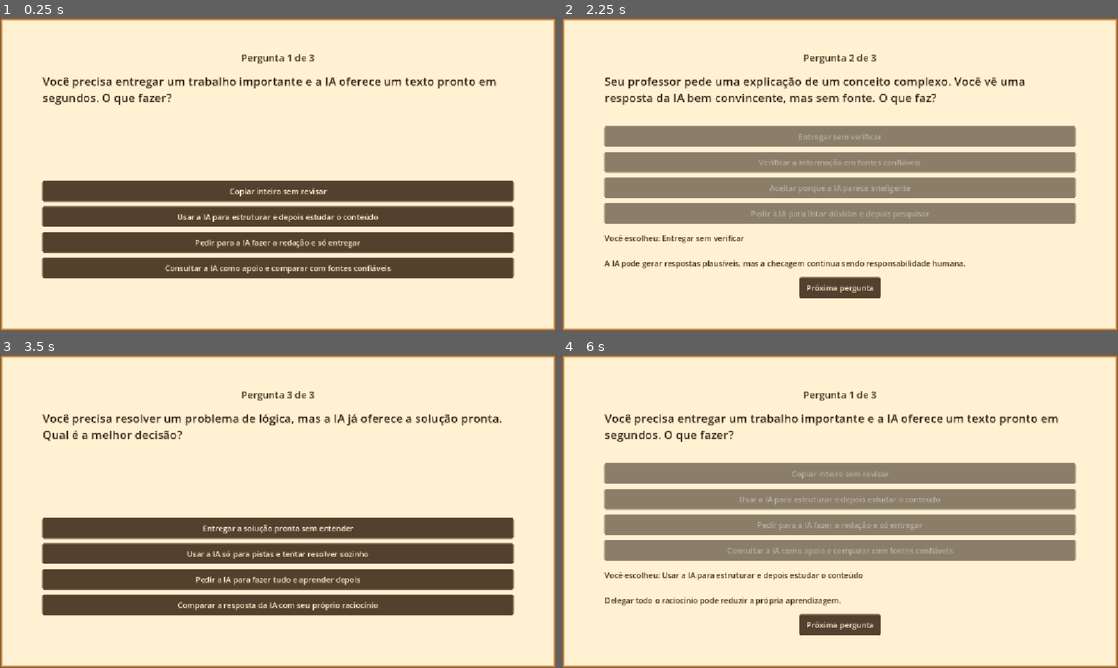
Above: before the commit, frames 1-4 (two rows, left to right).
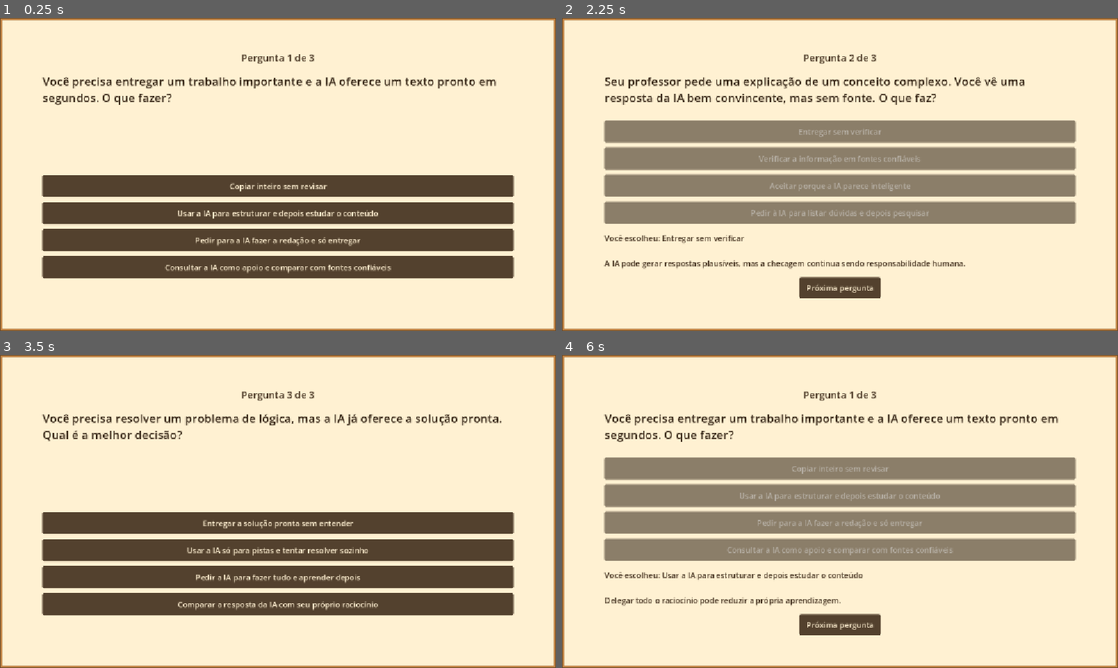
Above: after the commit, the same moments.

Repository: GuilhermeSsampaio/tac1-AI-RISK
Game: Godot game, scene res://scenes/home.tscn
The game is run twice, just before and just after one commit, with the same random seed, the same clock (stepped at 60 frames per second) and the same inputs.
Inputs:
- Up to frame 1 (0.25 s): no input
- Up to frame 2 (2.25 s): click "Copiar inteiro sem revisar" at 0.5 s; click "Próxima pergunta" at 1.25 s; click "Entregar sem verificar" at 2 s
- Up to frame 3 (3.5 s): click "Próxima pergunta" at 2.75 s
- Up to frame 4 (6 s): click "Entregar a solução pronta sem…" at 3.5 s; click "Ver resultado" at 4.25 s; click "Jogar novamente" at 5 s; click "Usar a IA para estruturar e d…" at 5.75 s

The runs differ from the first frame. In frame 1, 8.9% of the frame differs, in the area x 7-93%, y 50-82%; in frame 2, 8.3%; in frame 3, 9.0%; in frame 4, 8.4%.

Commit message:
refactor: separando do home script

Diff:
--- a/scenes/home.tscn
+++ b/scenes/home.tscn
@@ -6,50 +6,50 @@
 [sub_resource type="StyleBoxEmpty" id="StyleBoxEmpty_panel"]
 
 [sub_resource type="StyleBoxFlat" id="StyleBoxFlat_button"]
-content_margin_left = 14.0
-content_margin_top = 10.0
-content_margin_right = 14.0
-content_margin_bottom = 10.0
 bg_color = Color(0.25, 0.18, 0.11, 0.9)
 corner_radius_top_left = 4
 corner_radius_top_right = 4
 corner_radius_bottom_right = 4
 corner_radius_bottom_left = 4
-
-[sub_resource type="StyleBoxFlat" id="StyleBoxFlat_button_pressed"]
 content_margin_left = 14.0
 content_margin_top = 10.0
 content_margin_right = 14.0
 content_margin_bottom = 10.0
+
+[sub_resource type="StyleBoxFlat" id="StyleBoxFlat_button_hover"]
+bg_color = Color(0.38, 0.27, 0.16, 0.95)
+corner_radius_top_left = 4
+corner_radius_top_right = 4
+corner_radius_bottom_right = 4
+corner_radius_bottom_left = 4
+content_margin_left = 14.0
+content_margin_top = 10.0
+content_margin_right = 14.0
+content_margin_bottom = 10.0
+
+[sub_resource type="StyleBoxFlat" id="StyleBoxFlat_button_pressed"]
 bg_color = Color(0.18, 0.12, 0.07, 0.95)
 corner_radius_top_left = 4
 corner_radius_top_right = 4
 corner_radius_bottom_right = 4
 corner_radius_bottom_left = 4
-
-[sub_resource type="StyleBoxFlat" id="StyleBoxFlat_button_hover"]
 content_margin_left = 14.0
 content_margin_top = 10.0
 content_margin_right = 14.0
 content_margin_bottom = 10.0
-bg_color = Color(0.38, 0.27, 0.16, 0.95)
-corner_radius_top_left = 4
-corner_radius_top_right = 4
-corner_radius_bottom_right = 4
-corner_radius_bottom_left = 4
 
 [sub_resource type="StyleBoxFlat" id="StyleBoxFlat_button_disabled"]
-content_margin_left = 14.0
-content_margin_top = 10.0
-content_margin_right = 14.0
-content_margin_bottom = 10.0
 bg_color = Color(0.3, 0.25, 0.19, 0.65)
 corner_radius_top_left = 4
 corner_radius_top_right = 4
 corner_radius_bottom_right = 4
 corner_radius_bottom_left = 4
+content_margin_left = 14.0
+content_margin_top = 10.0
+content_margin_right = 14.0
+content_margin_bottom = 10.0
 
-[node name="Home" type="Control" unique_id=856755537]
+[node name="Home" type="Control"]
 layout_mode = 3
 anchors_preset = 15
 anchor_right = 1.0
@@ -58,7 +58,7 @@
 grow_vertical = 2
 script = ExtResource("1_script")
 
-[node name="Background" type="NinePatchRect" parent="." unique_id=1953111487]
+[node name="Background" type="NinePatchRect" parent="."]
 layout_mode = 1
 anchors_preset = 15
 anchor_right = 1.0
@@ -70,8 +70,9 @@
 patch_margin_top = 10
 patch_margin_right = 10
 patch_margin_bottom = 10
+mouse_filter = 2
 
-[node name="MarginContainer" type="MarginContainer" parent="." unique_id=318452026]
+[node name="MarginContainer" type="MarginContainer" parent="."]
 layout_mode = 1
 anchors_preset = 15
 anchor_right = 1.0
@@ -83,11 +84,11 @@
 grow_horizontal = 2
 grow_vertical = 2
 
-[node name="Panel" type="Panel" parent="MarginContainer" unique_id=2000425519]
+[node name="Panel" type="Panel" parent="MarginContainer"]
 layout_mode = 2
 theme_override_styles/panel = SubResource("StyleBoxEmpty_panel")
 
-[node name="Content" type="VBoxContainer" parent="MarginContainer/Panel" unique_id=1254279421]
+[node name="Content" type="VBoxContainer" parent="MarginContainer/Panel"]
 layout_mode = 1
 anchors_preset = 15
 anchor_right = 1.0
@@ -100,14 +101,14 @@
 grow_vertical = 2
 theme_override_constants/separation = 18
 
-[node name="QuestionIndex" type="Label" parent="MarginContainer/Panel/Content" unique_id=1796323329]
+[node name="QuestionIndex" type="Label" parent="MarginContainer/Panel/Content"]
 layout_mode = 2
 theme_override_colors/font_color = Color(0.25, 0.18, 0.11, 1)
 theme_override_font_sizes/font_size = 20
 text = "Pergunta 1 de 3"
 horizontal_alignment = 1
 
-[node name="QuestionText" type="RichTextLabel" parent="MarginContainer/Panel/Content" unique_id=175595673]
+[node name="QuestionText" type="RichTextLabel" parent="MarginContainer/Panel/Content"]
 layout_mode = 2
 size_flags_vertical = 3
 theme_override_colors/default_color = Color(0.2, 0.14, 0.08, 1)
@@ -117,60 +118,16 @@
 fit_content = true
 scroll_active = false
 
-[node name="OptionsContainer" type="VBoxContainer" parent="MarginContainer/Panel/Content" unique_id=824258813]
+[node name="OptionsContainer" type="VBoxContainer" parent="MarginContainer/Panel/Content"]
 layout_mode = 2
 theme_override_constants/separation = 10
 
-[node name="Option1" type="Button" parent="MarginContainer/Panel/Content/OptionsContainer" unique_id=1448414089]
-layout_mode = 2
-theme_override_colors/font_color = Color(1, 0.94, 0.82, 1)
-theme_override_colors/font_hover_color = Color(1, 1, 0.95, 1)
-theme_override_font_sizes/font_size = 16
-theme_override_styles/normal = SubResource("StyleBoxFlat_button")
-theme_override_styles/pressed = SubResource("StyleBoxFlat_button_pressed")
-theme_override_styles/hover = SubResource("StyleBoxFlat_button_hover")
-theme_override_styles/disabled = SubResource("StyleBoxFlat_button_disabled")
-text = "Opção 1"
-
-[node name="Option2" type="Button" parent="MarginContainer/Panel/Content/OptionsContainer" unique_id=1904300965]
-layout_mode = 2
-theme_override_colors/font_color = Color(1, 0.94, 0.82, 1)
-theme_override_colors/font_hover_color = Color(1, 1, 0.95, 1)
-theme_override_font_sizes/font_size = 16
-theme_override_styles/normal = SubResource("StyleBoxFlat_button")
-theme_override_styles/pressed = SubResource("StyleBoxFlat_button_pressed")
-theme_override_styles/hover = SubResource("StyleBoxFlat_button_hover")
-theme_override_styles/disabled = SubResource("StyleBoxFlat_button_disabled")
-text = "Opção 2"
-
-[node name="Option3" type="Button" parent="MarginContainer/Panel/Content/OptionsContainer" unique_id=1722307708]
-layout_mode = 2
-theme_override_colors/font_color = Color(1, 0.94, 0.82, 1)
-theme_override_colors/font_hover_color = Color(1, 1, 0.95, 1)
-theme_override_font_sizes/font_size = 16
-theme_override_styles/normal = SubResource("StyleBoxFlat_button")
-theme_override_styles/pressed = SubResource("StyleBoxFlat_button_pressed")
-theme_override_styles/hover = SubResource("StyleBoxFlat_button_hover")
-theme_override_styles/disabled = SubResource("StyleBoxFlat_button_disabled")
-text = "Opção 3"
-
-[node name="Option4" type="Button" parent="MarginContainer/Panel/Content/OptionsContainer" unique_id=549220086]
-layout_mode = 2
-theme_override_colors/font_color = Color(1, 0.94, 0.82, 1)
-theme_override_colors/font_hover_color = Color(1, 1, 0.95, 1)
-theme_override_font_sizes/font_size = 16
-theme_override_styles/normal = SubResource("StyleBoxFlat_button")
-theme_override_styles/pressed = SubResource("StyleBoxFlat_button_pressed")
-theme_override_styles/hover = SubResource("StyleBoxFlat_button_hover")
-theme_override_styles/disabled = SubResource("StyleBoxFlat_button_disabled")
-text = "Opção 4"
-
-[node name="Feedback" type="Label" parent="MarginContainer/Panel/Content" unique_id=674778196]
+[node name="Feedback" type="Label" parent="MarginContainer/Panel/Content"]
 layout_mode = 2
 theme_override_colors/font_color = Color(0.25, 0.18, 0.11, 1)
 autowrap_mode = 3
 
-[node name="NextButton" type="Button" parent="MarginContainer/Panel/Content" unique_id=528126760]
+[node name="NextButton" type="Button" parent="MarginContainer/Panel/Content"]
 visible = false
 layout_mode = 2
 size_flags_horizontal = 4
--- /dev/null
+++ b/scripts/case_loader.gd
@@ -0,0 +1,79 @@
+class_name CaseLoader
+extends RefCounted
+
+const SCORE_KEYS: Array[String] = [
+    "dependencia",
+    "delegacao_cognitiva",
+    "autonomia",
+    "pensamento_critico",
+    "uso_responsavel",
+]
+
+func load_cases(path: String) -> Array:
+    if not FileAccess.file_exists(path):
+        push_error("Arquivo de casos nao encontrado: %s" % path)
+        return []
+
+    var file := FileAccess.open(path, FileAccess.READ)
+    if file == null:
+        push_error("Nao foi possivel abrir o arquivo de casos: %s" % path)
+        return []
+
+    var parsed = JSON.parse_string(file.get_as_text())
+    if not parsed is Array or parsed.is_empty():
+        push_error("O arquivo de casos precisa conter um array nao vazio.")
+        return []
+
+    var validated_cases: Array = []
+    for index in range(parsed.size()):
+        var validated_case := _validate_case(parsed[index], index)
+        if validated_case.is_empty():
+            return []
+        validated_cases.append(validated_case)
+
+    return validated_cases
+
+func _validate_case(raw_case: Variant, index: int) -> Dictionary:
+    if not raw_case is Dictionary:
+        push_error("Caso %d invalido: esperado um objeto." % (index + 1))
+        return {}
+
+    var case_data: Dictionary = raw_case
+    if not _has_non_empty_string(case_data, "text"):
+        push_error("Caso %d invalido: campo 'text' ausente." % (index + 1))
+        return {}
+    if not case_data.has("options") or not case_data["options"] is Array or case_data["options"].is_empty():
+        push_error("Caso %d invalido: 'options' precisa ser um array nao vazio." % (index + 1))
+        return {}
+    if not _has_non_empty_string(case_data, "moral"):
+        push_error("Caso %d invalido: campo 'moral' ausente." % (index + 1))
+        return {}
+
+    for option_index in range(case_data["options"].size()):
+        if not _validate_option(case_data["options"][option_index], index, option_index):
+            return {}
+
+    return case_data
+
+func _validate_option(raw_option: Variant, case_index: int, option_index: int) -> bool:
+    if not raw_option is Dictionary:
+        push_error("Caso %d, opcao %d invalida: esperado um objeto." % [case_index + 1, option_index + 1])
+        return false
+
+    var option: Dictionary = raw_option
+    if not _has_non_empty_string(option, "text"):
+        push_error("Caso %d, opcao %d invalida: campo 'text' ausente." % [case_index + 1, option_index + 1])
+        return false
+    if not option.has("weights") or not option["weights"] is Dictionary:
+        push_error("Caso %d, opcao %d invalida: campo 'weights' ausente." % [case_index + 1, option_index + 1])
+        return false
+
+    for score_key in option["weights"].keys():
+        if score_key not in SCORE_KEYS or not (option["weights"][score_key] is int or option["weights"][score_key] is float):
+            push_error("Peso invalido '%s' no caso %d, opcao %d." % [score_key, case_index + 1, option_index + 1])
+            return false
+
+    return true
+
+func _has_non_empty_string(data: Dictionary, key: String) -> bool:
+    return data.has(key) and data[key] is String and not data[key].strip_edges().is_empty()
--- a/scripts/home.gd
+++ b/scripts/home.gd
@@ -1,171 +1,166 @@
 extends Control
+
+const CASE_LOADER_SCRIPT = preload("res://scripts/case_loader.gd")
 
 @onready var question_index: Label = $MarginContainer/Panel/Content/QuestionIndex
 @onready var question_text: RichTextLabel = $MarginContainer/Panel/Content/QuestionText
+@onready var options_container: VBoxContainer = $MarginContainer/Panel/Content/OptionsContainer
 @onready var feedback_label: Label = $MarginContainer/Panel/Content/Feedback
 @onready var next_button: Button = $MarginContainer/Panel/Content/NextButton
-@onready var option_buttons: Array[Button] = [
-    $MarginContainer/Panel/Content/OptionsContainer/Option1,
-    $MarginContainer/Panel/Content/OptionsContainer/Option2,
-    $MarginContainer/Panel/Content/OptionsContainer/Option3,
-    $MarginContainer/Panel/Content/OptionsContainer/Option4,
-]
+
+enum GameState { DECISION, FEEDBACK, RESULT }
 
 var questions: Array = []
 var current_index: int = 0
-var answered: bool = false
-var is_final_result: bool = false
+var state: GameState = GameState.DECISION
+var option_buttons: Array[Button] = []
 
 var score: Dictionary = {
-    "dependencia": 0,
-    "delegacao_cognitiva": 0,
-    "autonomia": 0,
-    "pensamento_critico": 0,
-    "uso_responsavel": 0,
+	"dependencia": 0,
+	"delegacao_cognitiva": 0,
+	"autonomia": 0,
+	"pensamento_critico": 0,
+	"uso_responsavel": 0,
 }
 
 func _ready() -> void:
-    _connect_options()
-    load_questions()
-    show_question()
-
-func _connect_options() -> void:
-    for i in range(option_buttons.size()):
-        option_buttons[i].pressed.connect(_on_option_pressed.bind(i))
-    next_button.pressed.connect(_on_next_button_pressed)
+	next_button.pressed.connect(_on_next_button_pressed)
+	load_questions()
+	if questions.is_empty():
+		_show_load_error()
+	else:
+		show_question()
 
 func load_questions() -> void:
-    var file: FileAccess = FileAccess.open("res://data/questions.json", FileAccess.READ)
-    if file == null:
-        questions = [
-            {
-                "text": "Você precisa entregar um trabalho importante e a IA oferece um texto pronto em segundos. O que fazer?",
-                "options": [
-                    {"text": "Copiar inteiro sem revisar", "weights": {"dependencia": 4, "delegacao_cognitiva": 5, "autonomia": -2}},
-                    {"text": "Usar a IA para estruturar e depois estudar o conteúdo", "weights": {"autonomia": 2, "uso_responsavel": 3, "pensamento_critico": 2}},
-                    {"text": "Pedir para a IA fazer a redação e só entregar", "weights": {"dependencia": 5, "delegacao_cognitiva": 6, "autonomia": -3}},
-                    {"text": "Consultar a IA como apoio e comparar com fontes confiáveis", "weights": {"uso_responsavel": 4, "pensamento_critico": 3, "autonomia": 2}}
-                ],
-                "moral": "Delegar todo o raciocínio pode reduzir a própria aprendizagem."
-            },
-            {
-                "text": "Seu professor pede uma explicação de um conceito complexo. Você vê uma resposta da IA bem convincente, mas sem fonte. O que faz?",
-                "options": [
-                    {"text": "Entregar sem verificar", "weights": {"dependencia": 3, "pensamento_critico": -2, "uso_responsavel": -2}},
-                    {"text": "Verificar a informação em fontes confiáveis", "weights": {"pensamento_critico": 4, "uso_responsavel": 4, "autonomia": 2}},
-                    {"text": "Aceitar porque a IA parece inteligente", "weights": {"dependencia": 2, "delegacao_cognitiva": 3, "pensamento_critico": -3}},
-                    {"text": "Pedir à IA para listar dúvidas e depois pesquisar", "weights": {"uso_responsavel": 3, "autonomia": 2, "pensamento_critico": 2}}
-                ],
-                "moral": "A IA pode gerar respostas plausíveis, mas a checagem continua sendo responsabilidade humana."
-            },
-            {
-                "text": "Você precisa resolver um problema de lógica, mas a IA já oferece a solução pronta. Qual é a melhor decisão?",
-                "options": [
-                    {"text": "Entregar a solução pronta sem entender", "weights": {"dependencia": 4, "delegacao_cognitiva": 5, "autonomia": -3}},
-                    {"text": "Usar a IA só para pistas e tentar resolver sozinho", "weights": {"autonomia": 4, "pensamento_critico": 4, "uso_responsavel": 3}},
-                    {"text": "Pedir a IA para fazer tudo e aprender depois", "weights": {"dependencia": 5, "delegacao_cognitiva": 5, "autonomia": -3}},
-                    {"text": "Comparar a resposta da IA com seu próprio raciocínio", "weights": {"pensamento_critico": 4, "uso_responsavel": 4, "autonomia": 3}}
-                ],
-                "moral": "A aprendizagem real acontece quando você exercita o pensamento, não quando só recebe a resposta."
-            }
-        ]
-        return
-
-    var data = JSON.parse_string(file.get_as_text())
-    if typeof(data) == TYPE_ARRAY:
-        questions = data
+	questions = CASE_LOADER_SCRIPT.new().load_cases("res://data/questions.json")
 
 func show_question() -> void:
-    if current_index >= questions.size():
-        show_final_result()
-        return
+	if current_index >= questions.size():
+		show_final_result()
+		return
 
-    is_final_result = false
-    answered = false
-    var question = questions[current_index]
-    question_index.text = "Pergunta %d de %d" % [current_index + 1, questions.size()]
-    question_text.text = question.get("text", "Pergunta")
-    feedback_label.text = ""
-    next_button.visible = false
+	state = GameState.DECISION
+	var question = questions[current_index]
+	question_index.text = "Pergunta %d de %d" % [current_index + 1, questions.size()]
+	question_text.text = question.get("text", "Pergunta")
+	feedback_label.text = ""
+	next_button.visible = false
+	_clear_option_buttons()
 
-    var options = question.get("options", [])
-    for i in range(option_buttons.size()):
-        if i < options.size():
-            option_buttons[i].text = options[i].get("text", "Opção")
-            option_buttons[i].visible = true
-            option_buttons[i].disabled = false
-        else:
-            option_buttons[i].visible = false
-            option_buttons[i].disabled = true
+	var options = question.get("options", [])
+	for index in range(options.size()):
+		var button := Button.new()
+		button.text = options[index].get("text", "Opção")
+		button.custom_minimum_size = Vector2(0, 46)
+		button.size_flags_horizontal = Control.SIZE_EXPAND_FILL
+		button.add_theme_font_size_override("font_size", 16)
+		_style_option_button(button)
+		button.pressed.connect(_on_option_pressed.bind(index))
+		options_container.add_child(button)
+		option_buttons.append(button)
 
 func _on_option_pressed(index: int) -> void:
-    if answered:
-        return
+	if state != GameState.DECISION:
+		return
 
-    answered = true
-    var question = questions[current_index]
-    var option = question.get("options", [])[index]
+	state = GameState.FEEDBACK
+	var question = questions[current_index]
+	var option = question.get("options", [])[index]
 
-    for key in score.keys():
-        score[key] += int(option.get("weights", {}).get(key, 0))
+	for key in score.keys():
+		score[key] += int(option.get("weights", {}).get(key, 0))
 
-    feedback_label.text = "Você escolheu: %s\n\n%s" % [option.get("text", "Opção"), question.get("moral", "")]
-    next_button.visible = true
-    next_button.text = "Próxima pergunta" if current_index < questions.size() - 1 else "Ver resultado"
+	feedback_label.text = "Você escolheu: %s\n\n%s" % [option.get("text", "Opção"), question.get("moral", "")]
+	next_button.visible = true
+	next_button.text = "Próxima pergunta" if current_index < questions.size() - 1 else "Ver resultado"
 
-    for button in option_buttons:
-        button.disabled = true
+	for button in option_buttons:
+		button.disabled = true
 
 func _on_next_button_pressed() -> void:
-    if is_final_result:
-        restart_game()
-        return
+	if state == GameState.RESULT:
+		restart_game()
+		return
 
-    if current_index < questions.size() - 1:
-        current_index += 1
-        show_question()
-        return
+	if state != GameState.FEEDBACK:
+		return
 
-    show_final_result()
+	if current_index < questions.size() - 1:
+		current_index += 1
+		show_question()
+		return
+
+	show_final_result()
 
 func show_final_result() -> void:
-    is_final_result = true
-    answered = true
+	state = GameState.RESULT
 
-    question_index.text = "Resultado final"
-    question_text.text = "Seu perfil mostra tendência a: %s" % _generate_profile_summary()
-    feedback_label.text = (
-        "Dependência de IA: %d\n" +
-        "Delegação cognitiva: %d\n" +
-        "Autonomia: %d\n" +
-        "Pensamento crítico: %d\n" +
-        "Uso responsável: %d\n\n" +
+	question_index.text = "Resultado final"
+	question_text.text = "Seu perfil mostra tendência a: %s" % _generate_profile_summary()
+	feedback_label.text = (
+		"Dependência de IA: %d\n" +
+		"Delegação cognitiva: %d\n" +
+		"Autonomia: %d\n" +
+		"Pensamento crítico: %d\n" +
+		"Uso responsável: %d\n\n" +
         "Aviso: este resultado é uma simulação comportamental e não substitui diagnóstico profissional."
-    ) % [
-        score["dependencia"],
-        score["delegacao_cognitiva"],
-        score["autonomia"],
-        score["pensamento_critico"],
-        score["uso_responsavel"],
-    ]
+	) % [
+		score["dependencia"],
+		score["delegacao_cognitiva"],
+		score["autonomia"],
+		score["pensamento_critico"],
+		score["uso_responsavel"],
+	]
 
-    for button in option_buttons:
-        button.visible = false
+	_clear_option_buttons()
 
-    next_button.visible = true
-    next_button.text = "Jogar novamente"
+	next_button.visible = true
+	next_button.text = "Jogar novamente"
 
 func _generate_profile_summary() -> String:
-    if score["dependencia"] >= 7 and score["autonomia"] <= 1:
-        return "alto uso dependente da IA."
-    if score["uso_responsavel"] >= 7 and score["pensamento_critico"] >= 5:
-        return "uso responsável e crítico da IA."
-    if score["delegacao_cognitiva"] >= 8:
-        return "delegação excessiva do raciocínio para a máquina."
-    return "equilíbrio entre uso e autonomia, com espaço para melhorar."
+	if score["dependencia"] >= 7 and score["autonomia"] <= 1:
+		return "alto uso dependente da IA."
+	if score["uso_responsavel"] >= 7 and score["pensamento_critico"] >= 5:
+		return "uso responsável e crítico da IA."
+	if score["delegacao_cognitiva"] >= 8:
+		return "delegação excessiva do raciocínio para a máquina."
+	return "equilíbrio entre uso e autonomia, com espaço para melhorar."
 
 func restart_game() -> void:
-    current_index = 0
-    for key in score.keys():
-        score[key] = 0
-    show_question()
+	current_index = 0
+	for key in score.keys():
+		score[key] = 0
+	show_question()
+
+func _clear_option_buttons() -> void:
+	for button in option_buttons:
+		button.queue_free()
+	option_buttons.clear()
+
+func _show_load_error() -> void:
+	state = GameState.RESULT
+	question_index.text = "Nao foi possivel carregar os casos"
+	question_text.text = "Verifique o arquivo data/questions.json."
+	feedback_label.text = "O jogo nao pode iniciar com dados invalidos."
+	next_button.visible = false
+
+func _style_option_button(button: Button) -> void:
+	button.add_theme_color_override("font_color", Color(1, 0.94, 0.82, 1))
+	button.add_theme_color_override("font_hover_color", Color(1, 1, 0.95, 1))
+	button.add_theme_stylebox_override("normal", _make_button_style(Color(0.25, 0.18, 0.11, 0.9)))
+	button.add_theme_stylebox_override("hover", _make_button_style(Color(0.38, 0.27, 0.16, 0.95)))
+	button.add_theme_stylebox_override("pressed", _make_button_style(Color(0.18, 0.12, 0.07, 0.95)))
+	button.add_theme_stylebox_override("disabled", _make_button_style(Color(0.3, 0.25, 0.19, 0.65)))
+
+func _make_button_style(background_color: Color) -> StyleBoxFlat:
+	var style := StyleBoxFlat.new()
+	style.bg_color = background_color
+	style.corner_radius_top_left = 4
+	style.corner_radius_top_right = 4
+	style.corner_radius_bottom_right = 4
+	style.corner_radius_bottom_left = 4
+	style.content_margin_left = 14.0
+	style.content_margin_top = 10.0
+	style.content_margin_right = 14.0
+	style.content_margin_bottom = 10.0
+	return style
Not shown: 1 places in scenes/home.tscn that only renumber resources
Not shown, added: scripts/case_loader.gd.uid
